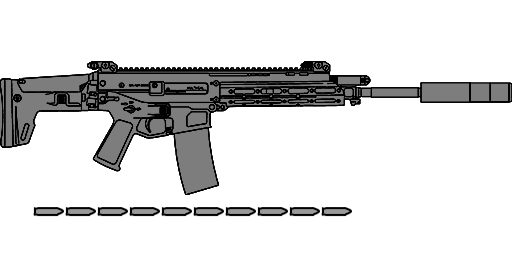
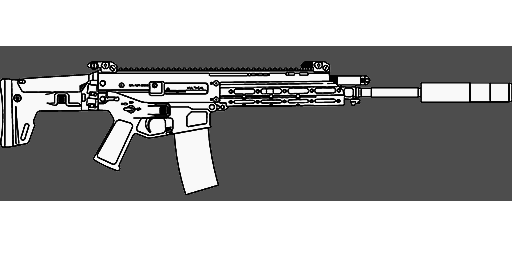
Layers edited between the first and the second (512, 256) image:
hid "baseCol", painted on it over [0, 61, 512, 195]
renamed "acr-bushmaster" to "lines", blend multiply → normal over [0, 61, 512, 195]
removed group "Bullets" (12 layers) over [32, 207, 352, 217]
removed layer "Outlines" from group "Bullets" over [32, 207, 352, 217]
added layer "BackGround" above "NumberPlaceholder" over [0, 46, 512, 201]
